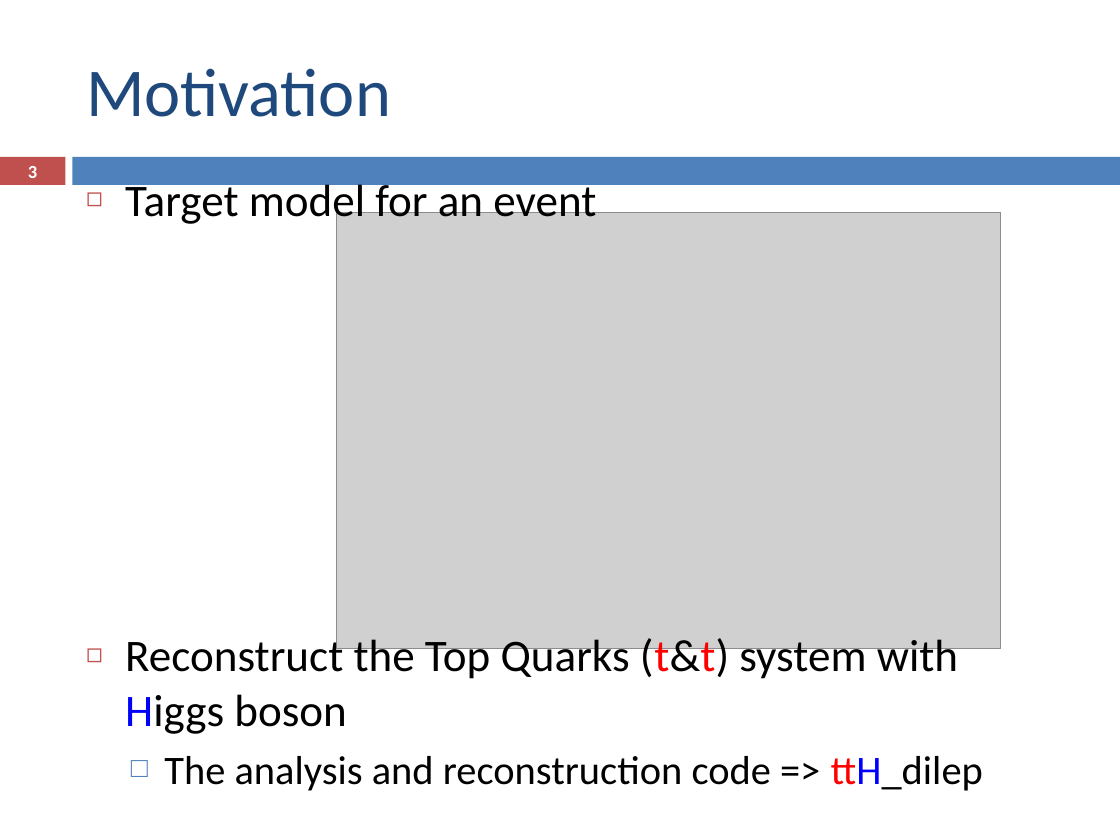
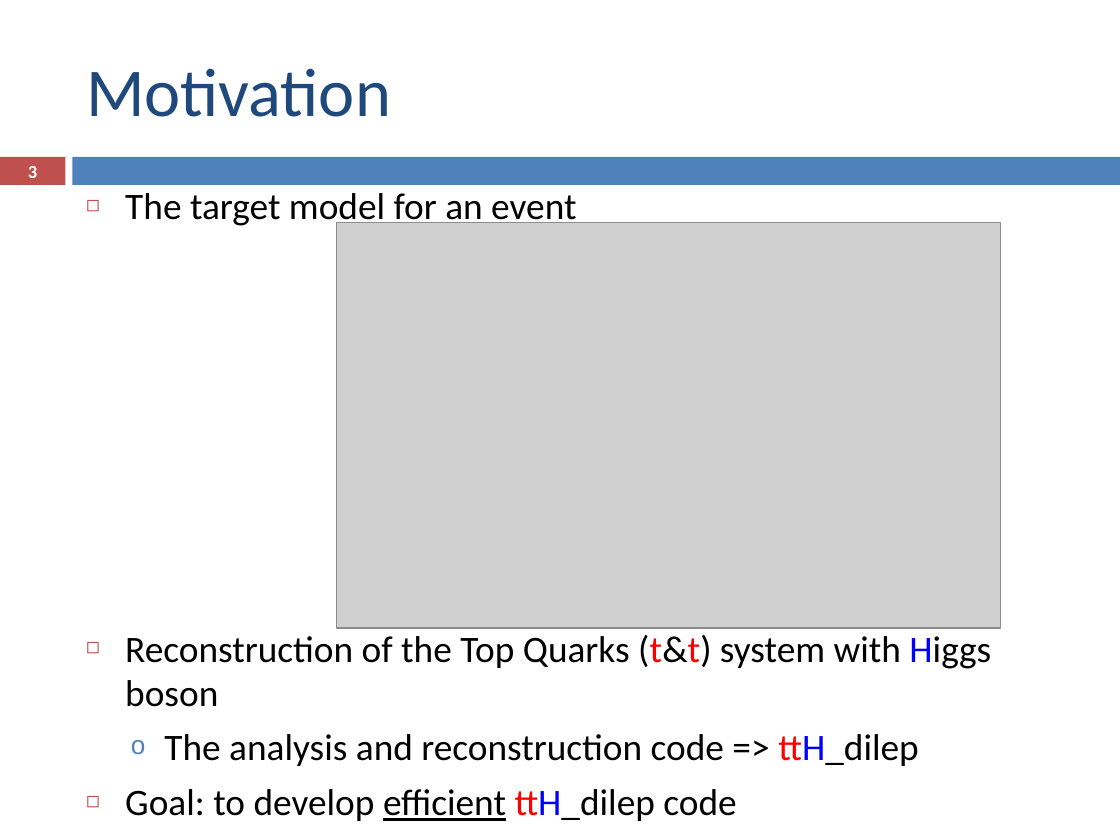
Before and after one commit to ampereira/mscthesis-liptool, a slide deck: slide 3 of doc/partial presentation/partial_presentation.pptx. Drawn at 1120x840 pixels with LibreOffice and Linux fonts; fonts in the diff are those of the drawing; grey boxes stand for pictures. Boxes give left, top, right and bottom in pixels: in the first picture for what was removed or moved away, otherwise in the second. Text is boxed around its words. In the diff, an @@ line names an element or a change of style, - is before the commit and + after.

```diff
--- a/doc/partial presentation/partial_presentation.pptx
+++ b/doc/partial presentation/partial_presentation.pptx
@@ text "The target model for an ...": place and size @@
-text "The target model for an ..." at bbox=[125, 179, 983, 791]
+text "The target model for an ..." at bbox=[125, 193, 991, 821]
@@ text at bbox=[125, 193, 991, 707]: text changed; size 29 to 24 pt @@
-◻ Target model for an event
-◻ Reconstruct the Top Quarks (t&t) system with Higgs boson
+◻ The target model for an event
+◻ Reconstruction of the Top Quarks (t&t) system with Higgs boson
@@ picture: place and size @@
-picture at bbox=[337, 213, 1001, 648]
+picture at bbox=[337, 223, 1001, 628]
@@ text at bbox=[164, 734, 918, 766]: size 26 to 24 pt in "The analysis and reconstruction code => ttH_dilep"; bullet □ to o @@
@@ text at bbox=[125, 789, 736, 821]: paragraph added @@
+◻ Goal: to develop efficient ttH_dilep code
```
Also in this commit, not shown: 7 other slides changed, 4 slides added, 1 other file.
